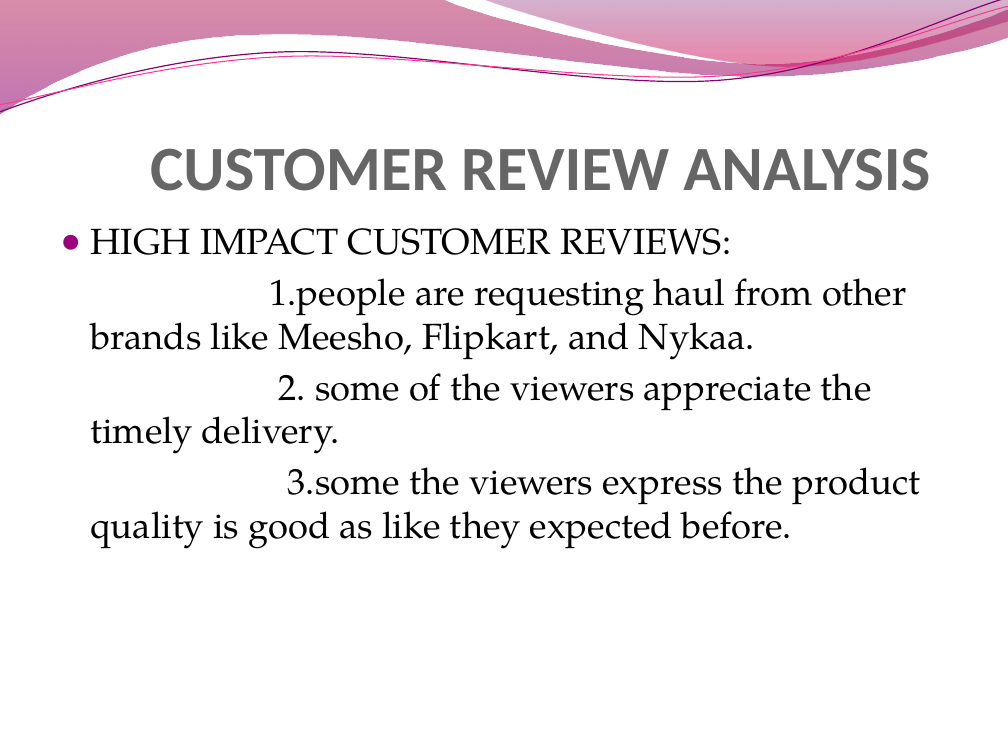
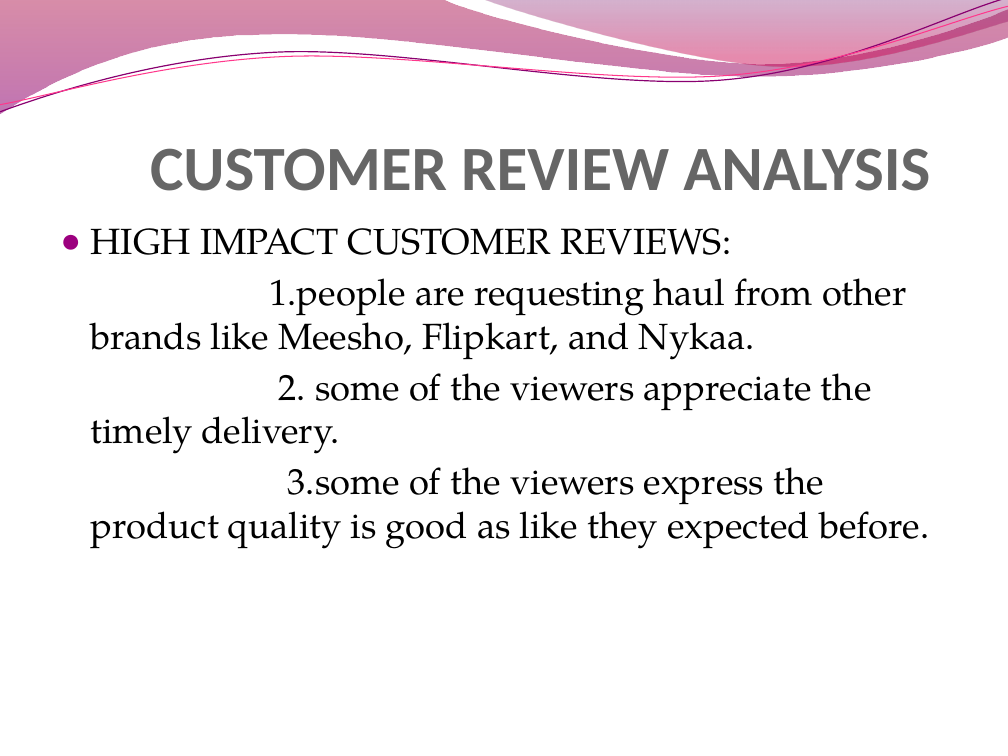
Before and after one commit to suryapraakash/bussiness-analyst, a slide deck: slide 16 of MYNTRA ANALYSIS.pptx. Drawn at 1008x756 pixels with LibreOffice and Linux fonts; fonts in the diff are those of the drawing; background and template pictures are left out. Boxes give left, top, right and bottom in pixels: in the first picture for what was removed or moved away, otherwise in the second. Text is boxed around its words. In the diff, an @@ line names an element or a change of style, - is before the commit and + after.

```diff
--- a/MYNTRA ANALYSIS.pptx
+++ b/MYNTRA ANALYSIS.pptx
@@ text at (91,467,929,549): text changed @@
-3.some the viewers express the product quality is good as like they expected before.
+3.some of the viewers express the product quality is good as like they expected before.
```
Also in this commit, not shown: 3 other slides changed, 1 other file.
